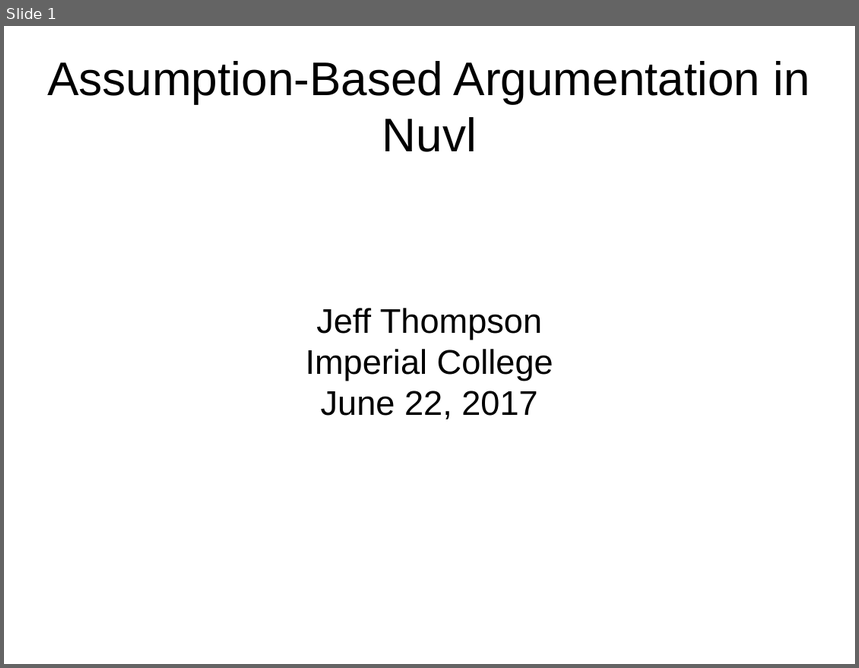
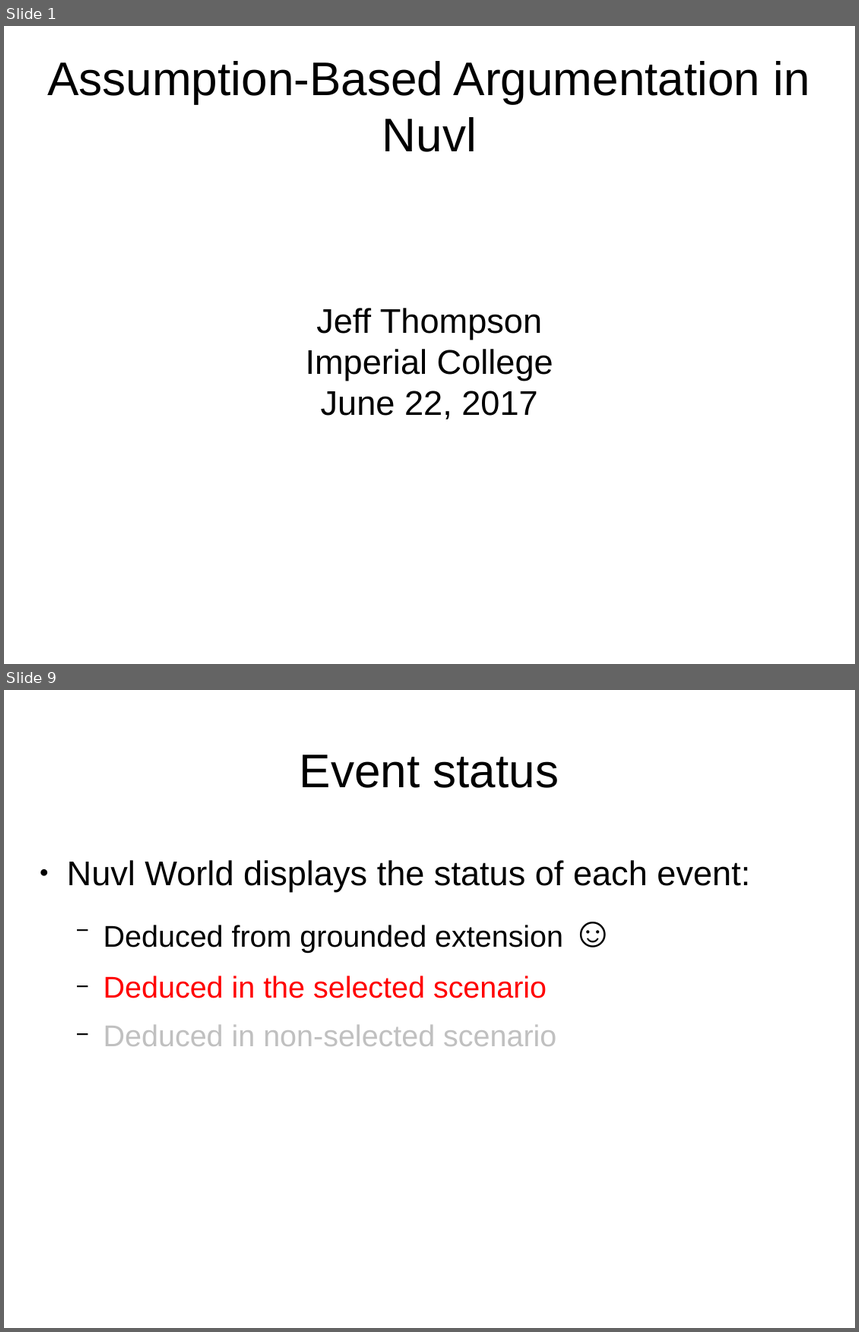
Before and after one commit to jefft0/nuvlworld, a slide deck: doc/Argumentation in Nuvl.odp. Shown one above the other, each under a label of ours: slide 1 before the commit, slides 1 and 9 after it; the slides between them are not shown. The pictures are 859x668 and 859x1332 pixels, drawn with LibreOffice and Linux fonts; fonts in the diff are those of the drawing. Boxes give left, top, right and bottom in pixels: in the first picture for what was removed or moved away, otherwise in the second. Text is boxed around its words. In the diff, an @@ line names an element or a change of style, - is before the commit and + after.

Commit message:
doc: First draft of Argumentation in Nuvl presentation.

```diff
--- a/doc/Argumentation in Nuvl.odp
+++ b/doc/Argumentation in Nuvl.odp
@@ slide 9 added at box(4, 690, 855, 1328), background #FFFFFF @@
@@ title added at box(300, 755, 559, 788), 44 pt, text #000000 @@
+Event status
@@ text added at box(67, 860, 750, 1046), 28 pt, text #000000 @@
+● Nuvl World displays the status of each event:
+  − Deduced from grounded extension ☺
+  − Deduced in the selected scenario
+  − Deduced in non-selected scenario
```
Also in this commit, not shown: 3 slides changed, 7 other slides added, 4 slides removed.
